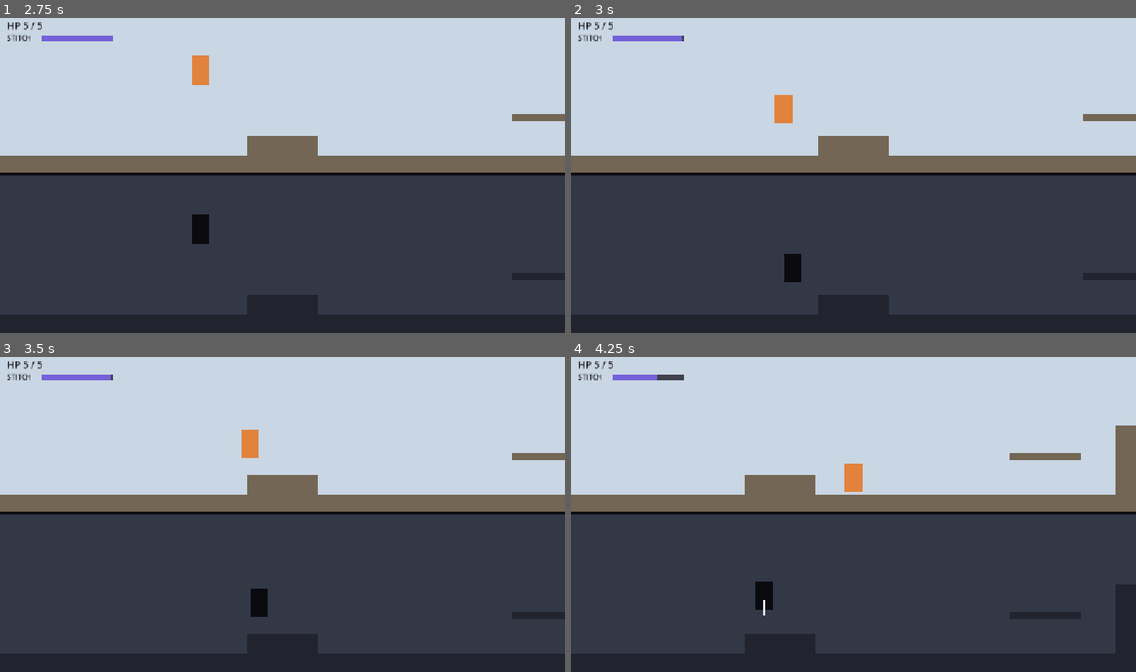
Above: before the commit, frames 1-4 (two rows, left to right).
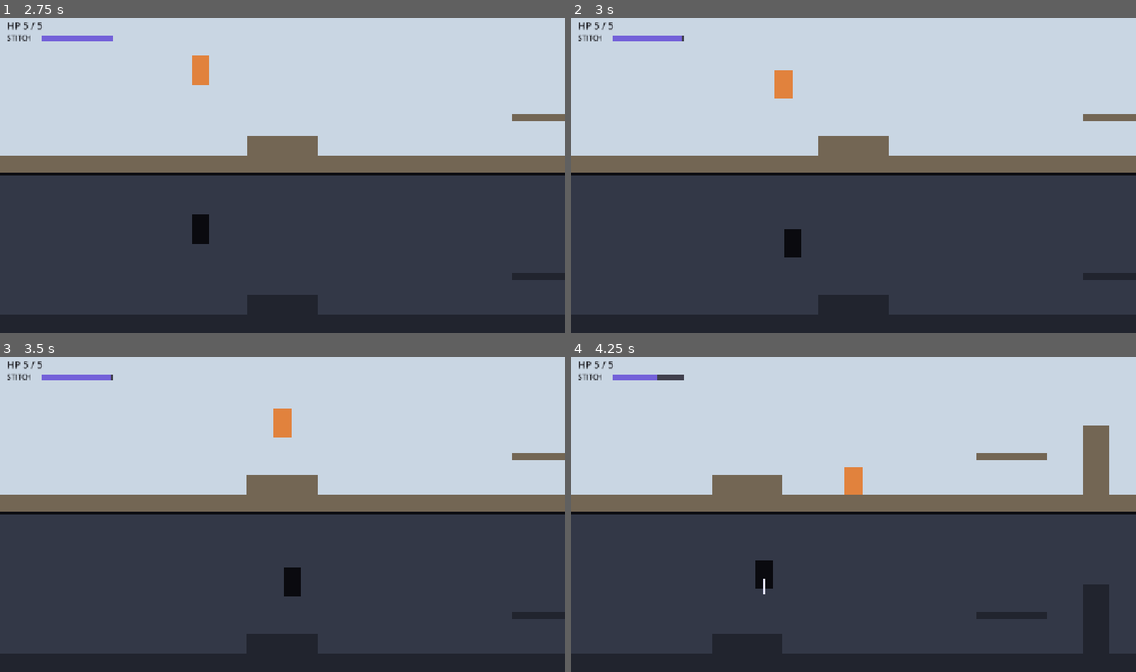
Above: after the commit, the same moments.

Repository: bannzai/kageboshi
Game: Godot game, scene res://scenes/main.tscn
Same seed, same stepped clock (60 frames per second), same inputs: the game is played once before the commit and once after it.
Inputs (mouse positions are in pixels of both pictures, inside the frame that each line leads up to):
- Up to frame 1 (2.75 s): tap Enter at 0.5 s; move the mouse to (406, 159) at 0.52 s; hold Right (move_right) 0.53-2.03 s; tap J (attack) at 0.6, 1.55, 2.1 s; click (406, 159) at 0.67 s; tap Space (jump) at 0.77, 0.8, 1.07, 1.35, 1.52, 1.82, 2.3 s; move the mouse to (169, 191) at 1.27 s; move the mouse to (339, 103) at 2.02 s; hold Left (move_left) from 2.03 s (still down)
- Up to frame 2 (3 s): move the mouse to (825, 238) at 2.77 s; release Left (move_left) at 2.78 s; hold Right (move_right) from 2.78 s (still down); tap L (pin_hero) at 2.85 s; click (825, 238) at 2.92 s
- Up to frame 3 (3.5 s): keep holding Right (move_right); tap Space (jump) at 3.02, 3.32 s; tap J (attack) at 3.05 s
- Up to frame 4 (4.25 s): keep holding Right (move_right); move the mouse to (1023, 561) at 3.52 s; hold K (pin_shadow) from 3.53 s (still down); tap Space (jump) at 3.77, 3.8, 4.07 s

Frame 1 is identical in both runs. In frame 2, 1.0% of the frame differs, in the area x 36-41%, y 16-84%; in frame 3, 1.1%; in frame 4, 6.1%, in the area x 25-100%, y 21-95%.

Commit message:
fix: Codex レビュー対応 - 縫い止めを解いた後も影をステージ内に収め、縫い止めた主人公を空中でも止める
Codex ローカルレビュー (ラウンド 1・gpt-6-astra / low) の指摘:

解除後の影がステージ外へ出る問題と、空中で主人公を縫い止めても移動が続く問題があります。レビューはコードの静的確認に基づき、Godot の実行検証は行っていません。

Full review comments:

- [P2] 縫い止め解除後も影の位置をステージ内に制限する — scripts/main.gd:209-214
  縫い止めを解除した後は `shadow_offset` が制限されないため、例えば影を左にずらして解除し、主人公をステージ左端まで戻すと、影の x 座標が負になって画面外へ消えます。`clamp_offset()` は縫い止め中だけでなく、解除後と引き寄せ中にも現在の主人公の位置に対して適用してください。

- [P2] 主人公の縫い止め中は縦方向の移動も停止する — scripts/main.gd:114-117
  ジャンプ中に L キーを押すと、`hero.physics_step(0.0, false, delta)` は横入力と新しいジャンプだけを止め、既存の縦速度と重力による移動を継続します。そのため、縫い止めた主人公が上昇・落下し、影の高さも一緒に変わります。主人公を固定して影だけ動かす操作になるよう、縫い止め中は位置の更新を停止し、攻撃タイマーなど必要な更新とは分離してください。

Diff:
--- a/scripts/dev/integration.gd
+++ b/scripts/dev/integration.gd
@@ -189,6 +189,21 @@
 	await _wait_physics_frames(10)
 	_check(game_state.gauge > gauge_synced, "引き寄せ: 同期に戻るとゲージが回復する")
 
+	await _hold_keys([KEY_SPACE], 3)
+	_press_keys([KEY_L], true)
+	await physics_frame
+	var held_y: float = hero.position.y
+	_check(not hero.is_on_floor(), "逆の影縫い: ジャンプ中に L キーを押す")
+	await _wait_physics_frames(20)
+	_check(
+		absf(hero.position.y - held_y) < POSITION_TOLERANCE,
+		"逆の影縫い: 空中で止めた主人公は落ちない (y = %.2f → %.2f)" % [held_y, hero.position.y]
+	)
+	_press_keys([KEY_L], false)
+	await _wait_physics_frames(60)
+	_check(hero.is_on_floor(), "逆の影縫い: L キーを離すと主人公が落ちて着地する")
+	_check_synced(main, "空中で止めて離した後")
+
 	var stopped_x: float = hero.position.x
 	_press_keys([KEY_L, KEY_RIGHT, KEY_SPACE], true)
 	await _wait_physics_frames(30)
@@ -222,6 +237,12 @@
 	)
 	_check(empty_offset_x < -50.0, "ゲージ切れ: 解除されてもずれは残る")
 	_press_keys([KEY_K], false)
+	await _hold_keys([KEY_LEFT], 120)
+	_check(hero.position.x < POSITION_TOLERANCE, "ステージの端: 主人公がステージの左端まで戻る")
+	_check(
+		shadow.position.x > -POSITION_TOLERANCE,
+		"ステージの端: 左にずれた影はステージの左端より外に出ない (x = %.2f)" % shadow.position.x
+	)
 	await _hold_keys([KEY_I], 1)
 	await _wait_physics_frames(40)
 	_check_synced(main, "ゲージ切れの後の引き寄せ後")
--- a/scripts/hero.gd
+++ b/scripts/hero.gd
@@ -38,9 +38,14 @@
 		facing = signf(direction)
 	velocity = next_velocity(velocity, direction, jump, is_on_floor(), delta)
 	move_and_slide()
-	attack_left = maxf(attack_left - delta, 0.0)
-	attack_cooldown_left = maxf(attack_cooldown_left - delta, 0.0)
-	_update_attack_visual()
+	_tick_attack(delta)
+
+
+## その場に止めたまま 1 物理フレーム進める (影縫いで主人公を縫い止めている間)。空中でも落ちず、
+## 攻撃の時間だけが進む。縫い止めを解いた時に止める前の勢いで飛び出さないよう、速度は捨てる
+func hold_step(delta: float) -> void:
+	velocity = Vector2.ZERO
+	_tick_attack(delta)
 
 
 ## 攻撃を始める。前の攻撃から ATTACK_INTERVAL 経っていなければ始めない。始めたら true
@@ -63,6 +68,12 @@
 	return Rect2(position, SIZE)
 
 
+func _tick_attack(delta: float) -> void:
+	attack_left = maxf(attack_left - delta, 0.0)
+	attack_cooldown_left = maxf(attack_cooldown_left - delta, 0.0)
+	_update_attack_visual()
+
+
 func _update_attack_visual() -> void:
 	attack_visual.visible = is_attacking()
 	attack_visual.position = attack_area(Vector2.ZERO, facing).position
--- a/scripts/main.gd
+++ b/scripts/main.gd
@@ -114,7 +114,7 @@
 	if pin == ShadowStitch.Pin.HERO:
 		if direction != 0.0:
 			hero.facing = signf(direction)
-		hero.physics_step(0.0, false, delta)
+		hero.hold_step(delta)
 	else:
 		hero.physics_step(direction, playing and Input.is_action_just_pressed("jump"), delta)
 	_move_shadow_offset(direction, delta)
@@ -207,6 +207,7 @@
 		ShadowStitch.Pin.HERO:
 			shadow_offset = ShadowStitch.running_offset(shadow_offset, direction, synced, delta)
 		_:
+			shadow_offset = ShadowStitch.clamp_offset(shadow_offset, synced)
 			if pulling:
 				shadow_offset = ShadowStitch.pulled_offset(shadow_offset, delta)
 				pulling = shadow_offset != Vector2.ZERO
